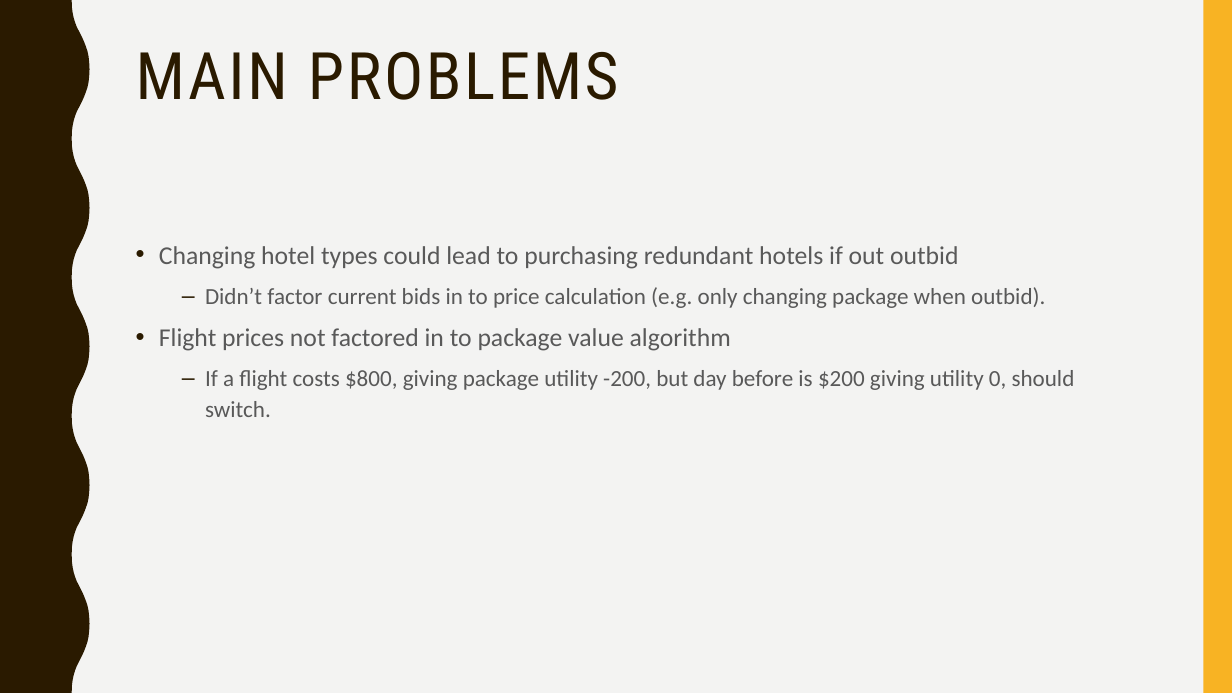
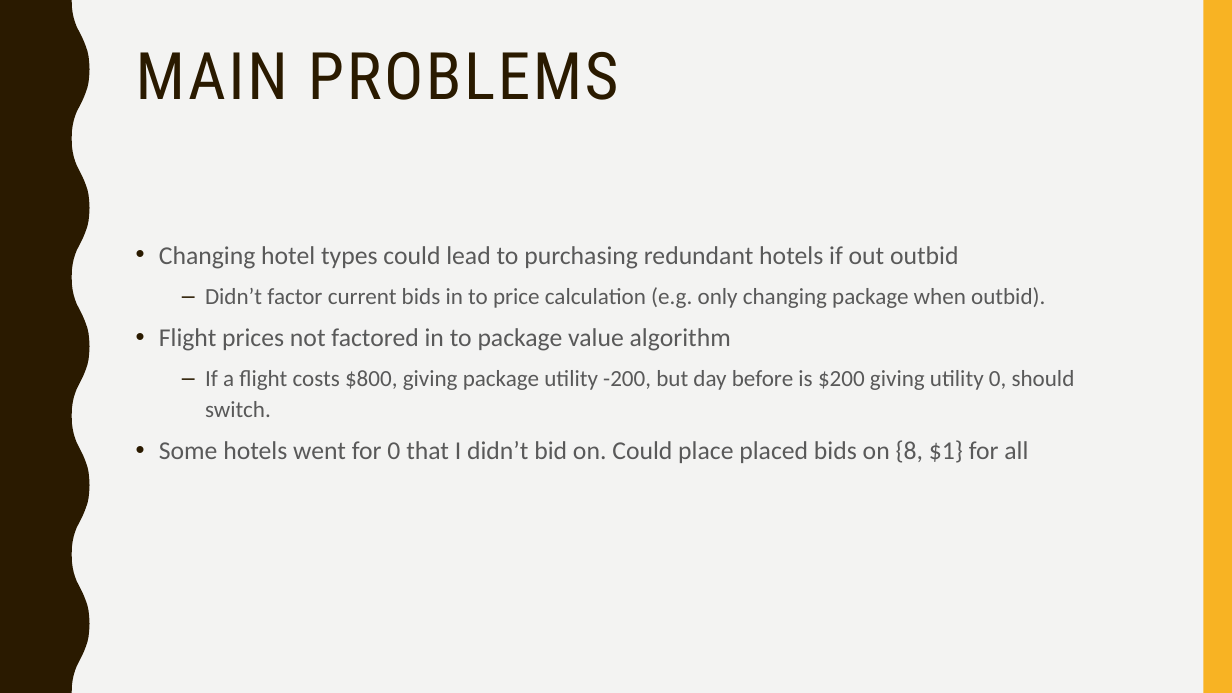
Before and after one commit to Jamiewarb/IntAgents, a slide deck: slide 10 of VivaSlides.pptx (slide 5 before the commit). Drawn at 1232x693 pixels with LibreOffice and Linux fonts; fonts in the diff are those of the drawing. Boxes give left, top, right and bottom in pixels: in the first picture for what was removed or moved away, otherwise in the second. Text is boxed around its words. In the diff, an @@ line names an element or a change of style, - is before the commit and + after.

```diff
--- a/VivaSlides.pptx
+++ b/VivaSlides.pptx
@@ text at [159,440,1028,463]: paragraph added @@
+• Some hotels went for 0 that I didn’t bid on. Could place placed bids on {8, $1} for all
```
Also in this commit, not shown: 3 other slides changed, 5 slides added.
